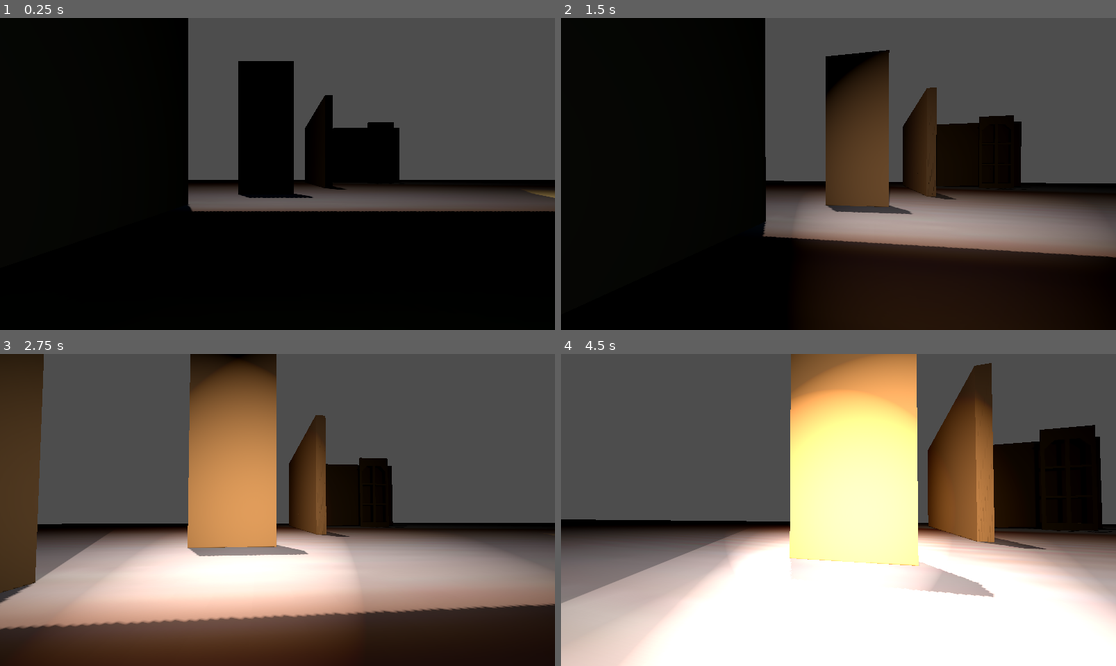
Above: before the commit, frames 1-4 (two rows, left to right).
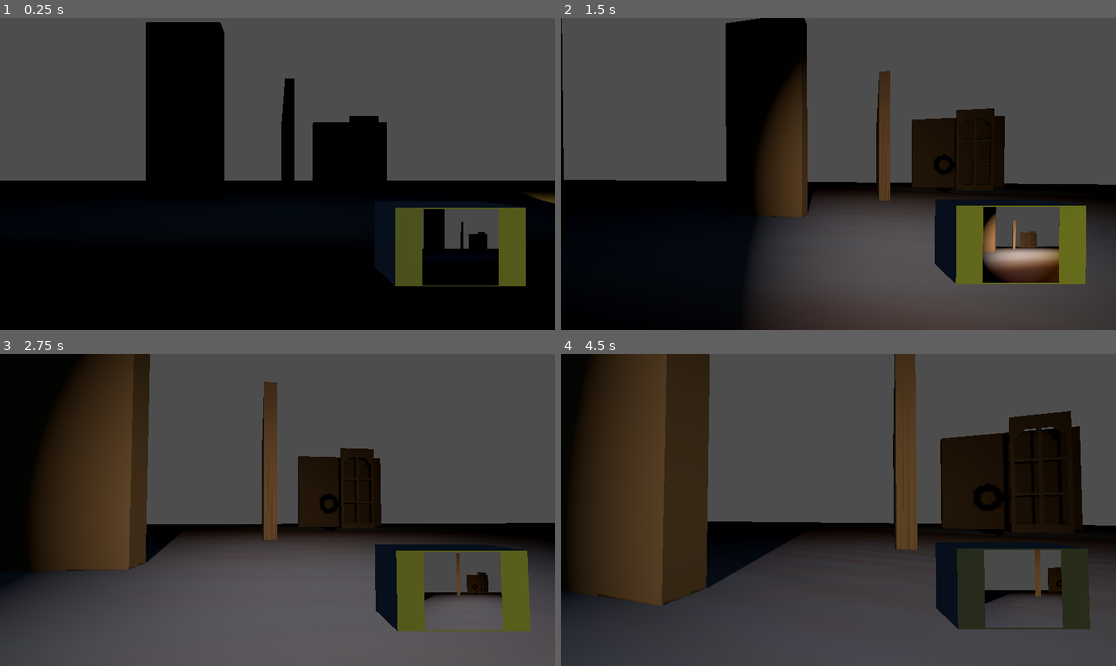
Above: after the commit, the same moments.

Repository: johnnileus/WinterJam2025
Game: Godot game, scene res://Scenes/main.tscn
Same seed, same stepped clock (60 frames per second), same inputs: the game is played once before the commit and once after it.
Inputs (mouse positions are in pixels of both pictures, inside the frame that each line leads up to):
- Up to frame 1 (0.25 s): no input
- Up to frame 2 (1.5 s): move the mouse to (866, 174) at 0.52 s; hold Right mouse button (rightClick, bound only after the commit) 0.53-1.28 s; hold W (up) from 0.53 s (still down); tap E (takePicture) at 0.6 s; tap Space (jump) at 0.77 s; move the mouse to (810, 174) at 1.27 s; right-click (810, 174) at 1.35 s
- Up to frame 3 (2.75 s): keep holding W (up); tap Space (jump) at 1.52 s; tap E (takePicture) at 1.55 s; move the mouse to (288, 503) at 2.02 s; hold Shift (run) from 2.03 s (still down); right-click (288, 503) at 2.3 s
- Up to frame 4 (4.5 s): keep holding W (up); move the mouse to (832, 516) at 2.77 s; release Shift (run) at 2.78 s; tap E (takePicture) at 2.85, 4.35 s; tap Space (jump) at 3.02, 3.77 s; move the mouse to (877, 513) at 3.52 s; hold Right mouse button (rightClick, bound only after the commit) 3.53-4.28 s; move the mouse to (794, 506) at 4.27 s

The runs differ from the first frame. In frame 1, 30% of the frame differs, in the area x 0-100%, y 0-86%; in frame 2, 54%; in frame 3, 70%; in frame 4, 78%, in the area x 0-100%, y 0-100%.

Commit message:
revert cutscene, commit camera changes

Diff:
--- a/CutsceneTest.tscn
+++ /dev/null
@@ -1,45 +0,0 @@
-[gd_scene load_steps=4 format=3 uid="uid://cfptjvu4m1fnj"]
-
-[ext_resource type="PackedScene" uid="uid://ce8b58khybcxj" path="res://Assets/SceneModels/wall.tscn" id="1_1tm2f"]
-[ext_resource type="Texture2D" uid="uid://dfwtooi8a4bm5" path="res://Assets/gratisography-tiny-parrot-free-stock-photo-800x525.jpg" id="1_ylax0"]
-[ext_resource type="Script" path="res://new_script.gd" id="2_ykjgp"]
-
-[node name="Node3D" type="Node3D"]
-transform = Transform3D(1, 0, 0, 0, 1, 0, 0, 0, 1, -2.99136, 0.312687, 0)
-
-[node name="Node" type="Node" parent="."]
-
-[node name="TextureRect" type="TextureRect" parent="Node"]
-anchors_preset = -1
-anchor_left = -0.272
-anchor_right = 0.263
-anchor_bottom = 0.5
-offset_left = 377.344
-offset_top = 511.0
-offset_right = 786.024
-offset_bottom = 272.0
-texture = ExtResource("1_ylax0")
-expand_mode = 1
-metadata/_edit_use_anchors_ = true
-
-[node name="Label" type="Label" parent="Node/TextureRect"]
-layout_mode = 1
-anchors_preset = -1
-anchor_right = 0.02
-anchor_bottom = 0.013
-offset_left = 11.0
-offset_top = 5.0
-offset_right = 702.5
-offset_bottom = 44.895
-theme_override_colors/font_shadow_color = Color(0, 0, 0, 1)
-text = "Woag... What the hell am I typing, I really have no idea, this is just a placeholder"
-visible_characters = 0
-visible_ratio = 0.0
-script = ExtResource("2_ykjgp")
-metadata/_edit_use_anchors_ = true
-
-[node name="wall" parent="." instance=ExtResource("1_1tm2f")]
-transform = Transform3D(0.172089, 0, 0.725374, 0, 0.1, 0, -0.181344, 0, 0.688355, -0.287986, -0.0932503, -4.30967)
-
-[node name="Camera3D" type="Camera3D" parent="wall"]
-transform = Transform3D(4, 0, 0, 0, 10, 0, 0, 0, 1, -3.52552, 12.903, 5.30246)
--- /dev/null
+++ b/Scenes/camera.gd
@@ -0,0 +1,69 @@
+extends Node3D
+
+@onready var sub_viewport = $SubViewport
+@onready var camera_3d = $SubViewport/Camera3D
+@onready var item_pivot = $"../pivot/cameraNode/itemPivot"
+@onready var close_pivot = $"../pivot/cameraNode/closePivot"
+
+
+
+
+@onready var flash = $flash
+@onready var flash_noise = $flashNoise
+
+@onready var flash_timer = $flashTimer
+@onready var render_delay = $renderDelay
+
+@onready var visionLight = preload("res://Scenes/vision_light.tscn")
+
+var active = false
+var onCooldown = false
+
+# Called when the node enters the scene tree for the first time.
+func _ready():
+	flash.visible = false
+
+
+# Called every frame. 'delta' is the elapsed time since the previous frame.
+func _process(delta):
+
+	var newPos
+	if Input.is_action_pressed("rightClick"):
+		active = true
+		newPos = close_pivot.global_position
+
+	else:
+		active = false
+		newPos = lerp(global_position, item_pivot.global_position, 0.1)
+		newPos = item_pivot.global_position
+
+
+
+	global_rotation.y = item_pivot.global_rotation.y
+	camera_3d.global_rotation.y = item_pivot.global_rotation.y
+
+	global_position = newPos
+	camera_3d.global_position = newPos
+
+
+	if active && !onCooldown:
+		if Input.is_action_just_pressed("takePicture"):
+			flash.visible = true
+			flash_timer.start()
+
+func _on_flash_length_timeout():
+	sub_viewport.render_target_update_mode = sub_viewport.UPDATE_DISABLED
+	flash.visible = false
+	var newLight = visionLight.instantiate()
+	newLight.rotation = global_rotation
+	newLight.position = global_position
+	get_tree().root.add_child(newLight)
+	flash_noise.play()
+
+	onCooldown = true
+	render_delay.start()
+
+
+func _on_render_delay_timeout():
+	sub_viewport.render_target_update_mode = sub_viewport.UPDATE_ALWAYS
+	onCooldown = false
--- /dev/null
+++ b/Scenes/camera.tscn
@@ -0,0 +1,57 @@
+[gd_scene load_steps=6 format=3 uid="uid://btpimjhjlfby"]
+
+[ext_resource type="Script" path="res://Scenes/camera.gd" id="1_g22y3"]
+[ext_resource type="Texture2D" uid="uid://dv6ypdpy0nlf0" path="res://Assets/spotlightProjector.png" id="2_dxw20"]
+[ext_resource type="AudioStream" uid="uid://ckp6f8boo87r4" path="res://Assets/Sounds/camera-shutter-187326.mp3" id="3_rn188"]
+
+[sub_resource type="ViewportTexture" id="ViewportTexture_ryah1"]
+viewport_path = NodePath("SubViewport")
+
+[sub_resource type="BoxMesh" id="BoxMesh_n6new"]
+
+[node name="CameraObject" type="Node3D"]
+script = ExtResource("1_g22y3")
+
+[node name="SubViewport" type="SubViewport" parent="."]
+render_target_update_mode = 4
+
+[node name="Camera3D" type="Camera3D" parent="SubViewport"]
+transform = Transform3D(1, 0, 0, 0, 1, 0, 0, 0, 1, -0.000535637, -0.0165604, -0.133995)
+
+[node name="Sprite3D" type="Sprite3D" parent="."]
+transform = Transform3D(0.045, 0, 0, 0, 0.045, 0, 0, 0, 0.05, 0, 0, 0.0672615)
+texture = SubResource("ViewportTexture_ryah1")
+
+[node name="flash" type="SpotLight3D" parent="."]
+layers = 2
+light_energy = 3.297
+light_projector = ExtResource("2_dxw20")
+light_cull_mask = 4294967293
+shadow_enabled = true
+spot_range = 60.0
+spot_attenuation = -0.47
+spot_angle = 40.0
+
+[node name="flashTimer" type="Timer" parent="."]
+wait_time = 0.05
+one_shot = true
+
+[node name="renderDelay" type="Timer" parent="."]
+wait_time = 2.0
+
+[node name="flashNoise" type="AudioStreamPlayer3D" parent="."]
+stream = ExtResource("3_rn188")
+volume_db = -27.387
+pitch_scale = 0.7
+
+[node name="model" type="Node3D" parent="."]
+
+[node name="MeshInstance3D" type="MeshInstance3D" parent="model"]
+transform = Transform3D(0.392859, 0, 0, 0, 0.237826, 0, 0, 0, 0.134226, 0, 0, 0)
+layers = 2
+cast_shadow = 0
+mesh = SubResource("BoxMesh_n6new")
+skeleton = NodePath("../..")
+
+[connection signal="timeout" from="flashTimer" to="." method="_on_flash_length_timeout"]
+[connection signal="timeout" from="renderDelay" to="." method="_on_render_delay_timeout"]
--- a/Scenes/main.tscn
+++ b/Scenes/main.tscn
@@ -8,7 +8,7 @@
 [ext_resource type="AudioStream" uid="uid://c1w502aq6jql4" path="res://Assets/Sounds/weather/big-thunder-clap-99753.mp3" id="6_65ulx"]
 [ext_resource type="AudioStream" uid="uid://d3vsl5me4n2f" path="res://Assets/Sounds/weather/rain-sound-188158.mp3" id="7_dftqf"]
 [ext_resource type="AudioStream" uid="uid://dddcparp5kb35" path="res://Assets/Sounds/weather/most-stormy-howling-wind-110211.mp3" id="8_53d1l"]
-[ext_resource type="Script" path="res://Scenes/textHandler.gd" id="9_f5h35"]
+[ext_resource type="PackedScene" path="res://Scenes/camera.tscn" id="9_kxjdx"]
 
 [sub_resource type="Environment" id="Environment_n3s7m"]
 background_mode = 2
@@ -19,8 +19,6 @@
 volumetric_fog_anisotropy = 0.7
 volumetric_fog_length = 8.0
 
-[sub_resource type="CapsuleMesh" id="CapsuleMesh_13t50"]
-
 [sub_resource type="CapsuleShape3D" id="CapsuleShape3D_m43ll"]
 
 [sub_resource type="OggPacketSequence" id="OggPacketSequence_wih66"]
@@ -30,6 +28,8 @@
 
 [sub_resource type="AudioStreamOggVorbis" id="AudioStreamOggVorbis_whbh0"]
 packet_sequence = SubResource("OggPacketSequence_wih66")
+
+[sub_resource type="CapsuleMesh" id="CapsuleMesh_13t50"]
 
 [sub_resource type="BoxShape3D" id="BoxShape3D_b6wv7"]
 
@@ -57,23 +57,16 @@
 material = SubResource("StandardMaterial3D_ugsl1")
 size = 0.02
 
-[sub_resource type="BoxShape3D" id="BoxShape3D_hraea"]
-size = Vector3(0.323486, 0.346436, 0.329712)
+[sub_resource type="TorusMesh" id="TorusMesh_2ewmo"]
 
 [node name="root" type="Node3D"]
 
 [node name="WorldEnvironment" type="WorldEnvironment" parent="."]
 environment = SubResource("Environment_n3s7m")
 
-[node name="Player" type="CharacterBody3D" parent="." groups=["player"]]
-transform = Transform3D(1, 0, 0, 0, 1, 0, 0, 0, 1, 2.64926, 0.840972, 22.7217)
+[node name="Player" type="CharacterBody3D" parent="."]
+transform = Transform3D(1, 0, 0, 0, 1, 0, 0, 0, 1, 7.12743, 0.840972, 18.8101)
 script = ExtResource("1_mxea4")
-
-[node name="MeshInstance3D" type="MeshInstance3D" parent="Player"]
-transform = Transform3D(1, 0, 0, 0, 1, 0, 0, 0, 1, 0, 1, 0)
-layers = 2
-cast_shadow = 0
-mesh = SubResource("CapsuleMesh_13t50")
 
 [node name="CollisionShape3D" type="CollisionShape3D" parent="Player"]
 transform = Transform3D(1, 0, 0, 0, 1, 0, 0, 0, 1, 0, 1, 0)
@@ -82,7 +75,15 @@
 [node name="pivot" type="Node3D" parent="Player"]
 transform = Transform3D(1, 0, 0, 0, 1, 0, 0, 0, 1, -0.00951862, 1.5, -0.0193906)
 
-[node name="camera" type="Camera3D" parent="Player/pivot"]
+[node name="cameraNode" type="Node3D" parent="Player/pivot"]
+
+[node name="camera" type="Camera3D" parent="Player/pivot/cameraNode"]
+
+[node name="itemPivot" type="Node3D" parent="Player/pivot/cameraNode"]
+transform = Transform3D(1, 0, 0, 0, 1, 0, 0, 0, 1, 0.551797, -0.21991, -0.679478)
+
+[node name="closePivot" type="Node3D" parent="Player/pivot/cameraNode"]
+transform = Transform3D(1, 0, 0, 0, 1, 0, 0, 0, 1, 0.0187845, -0.0243256, -0.322328)
 
 [node name="Footstep Audio" type="AudioStreamPlayer3D" parent="Player"]
 transform = Transform3D(1, 0, 0, 0, 1, 0, 0, 0, 1, -0.135834, -0.519816, -0.0349369)
@@ -90,6 +91,18 @@
 volume_db = -18.739
 bus = &"Footsteps"
 
+[node name="CameraObject" parent="Player" instance=ExtResource("9_kxjdx")]
+transform = Transform3D(1, 0, 0, 0, 1, 0, 0, 0, 1, 0.357803, 1.29181, -0.542487)
+
+[node name="Model" type="Node3D" parent="Player"]
+
+[node name="PlayerModel" type="MeshInstance3D" parent="Player/Model"]
+transform = Transform3D(1, 0, 0, 0, 1, 0, 0, 0, 1, 0, 1, 0)
+layers = 2
+cast_shadow = 0
+mesh = SubResource("CapsuleMesh_13t50")
+skeleton = NodePath("../..")
+
 [node name="MAP" type="Node3D" parent="."]
 
 [node name="ground" type="Node3D" parent="MAP"]
@@ -110,9 +123,6 @@
 
 [node name="wall" parent="MAP/walls" instance=ExtResource("4_ahn2y")]
 transform = Transform3D(1, 0, 0, 0, 1, 0, 0, 0, 1, 12.2801, 0.0740547, 28.647)
-
-[node name="Loudspeaker" parent="MAP/walls/wall" instance=ExtResource("4_ahn2y")]
-transform = Transform3D(-0.0126482, 0, -0.49936, 0, 0.1, 0, 0.24968, 0, -0.0252965, 11.5883, 0.437866, -5.84865)
 
 [node name="wall2" parent="MAP/walls" instance=ExtResource("4_ahn2y")]
 transform = Transform3D(1, 0, 0, 0, 1, 0, 0, 0, 1, 20.8, 0.0740547, 28.647)
@@ -227,8 +237,8 @@
 spot_angle_attenuation = 4.9576e-05
 
 [node name="DirectionalLight3D" type="DirectionalLight3D" parent="MAP/lights"]
-transform = Transform3D(0.904759, 0.411664, -0.109287, 0.182613, -0.143116, 0.972713, 0.38479, -0.900028, -0.204661, 0.00807571, 24.4641, 28.9659)
-light_energy = 0.96
+transform = Transform3D(0.904759, 0.411664, -0.109287, -0.0801751, 0.41661, 0.905543, 0.41831, -0.810536, 0.409938, 0.00807571, 24.4641, 28.9659)
+light_energy = 0.0
 shadow_enabled = true
 
 [node name="weather" type="Node3D" parent="MAP"]
@@ -270,71 +280,20 @@
 autoplay = true
 bus = &"Weather"
 
-[node name="Rain" type="GPUParticles3D" parent="."]
+[node name="Rain" type="GPUParticles3D" parent="MAP"]
 transform = Transform3D(3.14444, 1.06068, 0, -1.39369, 2.39312, 0, 0, 0, 2.03051, 11.9018, 19.009, 38.3559)
 amount = 5000
 lifetime = 1.2
 process_material = SubResource("ParticleProcessMaterial_qmp1u")
 draw_pass_1 = SubResource("RibbonTrailMesh_h3her")
 
-[node name="Node" type="Node" parent="."]
-script = ExtResource("9_f5h35")
-
-[node name="TextureRect" type="TextureRect" parent="Node"]
-anchors_preset = -1
-anchor_left = -0.272
-anchor_right = 0.263
-anchor_bottom = 0.5
-offset_left = 377.344
-offset_top = 511.0
-offset_right = 786.024
-offset_bottom = 272.0
-texture = ExtResource("2_h8avp")
-expand_mode = 1
-metadata/_edit_use_anchors_ = true
-
-[node name="Text 1" type="Label" parent="Node/TextureRect"]
-layout_mode = 1
-anchors_preset = -1
-anchor_right = 0.02
-anchor_bottom = 0.013
-offset_left = 11.0
-offset_top = 5.0
-offset_right = 702.5
-offset_bottom = 44.895
-theme_override_colors/font_shadow_color = Color(0, 0, 0, 1)
-text = "Woag... What the hell am I typing, I really have no idea, this is just a placeholder"
-visible_characters = 0
-visible_ratio = 0.0
-
-[node name="Text 2" type="Label" parent="Node/TextureRect"]
-layout_mode = 1
-anchors_preset = -1
-anchor_right = 0.02
-anchor_bottom = 0.013
-offset_left = 22.0
-offset_top = 10.0
-offset_right = 713.5
-offset_bottom = 49.895
-theme_override_colors/font_shadow_color = Color(0, 0, 0, 1)
-text = "This one is the second text, if you see this. yippee"
-visible_characters = 0
-visible_ratio = 0.0
-
-[node name="Button" type="Button" parent="Node/TextureRect"]
-layout_mode = 0
-offset_left = 938.0
-offset_top = 54.0
-offset_right = 1025.0
-offset_bottom = 85.0
-text = "Next"
-
-[node name="Area3D" type="Area3D" parent="Node"]
-transform = Transform3D(1, 0, 0, 0, 1, 0, 0, 0, 1, 23.1711, 0.67922, 22.8052)
-
-[node name="CollisionShape3D" type="CollisionShape3D" parent="Node/Area3D"]
-transform = Transform3D(1, 0, 0, 0, 1, 0, 0, 0, 1, 0.263266, 0.0585394, -0.0512295)
-shape = SubResource("BoxShape3D_hraea")
+[node name="spookyGhost" type="Node3D" parent="."]
+transform = Transform3D(1, 0, 0, 0, 1, 0, 0, 0, 1, 14.4524, 1.95093, -5.17996)
+
+[node name="MeshInstance3D" type="MeshInstance3D" parent="spookyGhost"]
+transform = Transform3D(1, 7.91926e-05, 0.000235628, -0.000235596, -0.000460881, 1, 7.92871e-05, -1, -0.000460865, 0, 1.36198, 0)
+cast_shadow = 3
+mesh = SubResource("TorusMesh_2ewmo")
 
 [connection signal="timeout" from="MAP/weather/flashDuration" to="MAP/weather" method="_on_timer_timeout"]
 [connection signal="timeout" from="MAP/weather/soundDelay" to="MAP/weather" method="_on_sound_delay_timeout"]
--- a/Scenes/nexttext.gd
+++ /dev/null
@@ -1,11 +0,0 @@
-extends Button
-
-
-# Called when the node enters the scene tree for the first time.
-func _ready() -> void:
-	pass # Replace with function body.
-
-
-# Called every frame. 'delta' is the elapsed time since the previous frame.
-func _process(delta: float) -> void:
-	pass
--- a/Scenes/textHandler.gd
+++ /dev/null
@@ -1,79 +0,0 @@
-extends Node
-
-@onready var label1 = $"TextureRect/Text 1"
-@onready var label2 = $"TextureRect/Text 2"
-@onready var button = $"TextureRect/Button"
-@onready var panel = $TextureRect
-@onready var text_trigger_area = $Area3D
-@onready var player = get_tree().get_nodes_in_group("player")[0]
-
-var current_label_index = 0
-var draw_text_speed = 0
-var text_trigger = false
-var char_limit = 100
-
-# Called when the node enters the scene tree for the first time.
-func _ready() -> void:
-	button.connect("pressed", Callable(self, "_on_button_pressed"))
-	reset_labels()
-	text_trigger_area.connect("body_entered", Callable(self, "_on_trigger_entered"))
-	button.disabled = true
-
-func reset_labels():
-	if current_label_index == 0:
-		label1.visible = true
-		label2.visible = false
-		draw_text_speed = 0
-		#label1.visible_characters = draw_text_speed
-		char_limit = label1.text.length()
-	elif current_label_index == 1:
-		label1.visible = false
-		label2.visible = true
-		draw_text_speed = 0
-		#label2.visible_characters = draw_text_speed
-		char_limit = label2.text.length()
-
-func _show_char():
-	if draw_text_speed < char_limit and text_trigger:
-		draw_text_speed += 1
-		if current_label_index == 0:
-			label1.visible_characters = draw_text_speed
-		elif current_label_index == 1:
-			label2.visible_characters = draw_text_speed
-	elif draw_text_speed >= char_limit:
-		button.disabled = false
-
-func _physics_process(delta):
-	_show_char()
-	if text_trigger == false:
-		panel.visible = false
-		reset_labels()
-	elif text_trigger == true:
-		panel.visible = true
-		#text_trigger = true
-
-# Called every frame. 'delta' is the elapsed time since the previous frame.
-func _on_button_pressed():
-	# Check if the current label has finished drawing its text
-	if draw_text_speed >= char_limit:
-	# Progress to the next label
-		current_label_index += 1
-	if current_label_index < 2:  # Only two labels in this case
-		button.disabled = true
-		reset_labels()
-	else:
-	# Optionally reset or handle the end of all labels
-		current_label_index = 0
-		button.disabled = true
-		text_trigger = false
-		Input.set_mouse_mode(Input.MOUSE_MODE_CAPTURED)
-		player.lockedMovement = false
-		#reset_labels()
-
-func _on_trigger_entered(body):
-	if body.name == "Player":  # Assuming the player node is named "Player"
-		print_debug('Hey this is working btw!')
-		text_trigger = true
-		text_trigger_area.queue_free()
-		Input.set_mouse_mode(Input.MOUSE_MODE_VISIBLE)
-		player.lockedMovement = true
--- a/Scenes/vision_light.tscn
+++ b/Scenes/vision_light.tscn
@@ -8,9 +8,10 @@
 layers = 2
 light_energy = 0.554
 light_projector = ExtResource("1_bktkp")
+light_cull_mask = 4294967293
 shadow_enabled = true
 spot_range = 61.654
 spot_attenuation = -0.47
-spot_angle = 30.0
+spot_angle = 40.0
 script = ExtResource("2_fjwbc")
 decayTime = 6.0
--- a/Scripts/player.gd
+++ b/Scripts/player.gd
@@ -1,7 +1,6 @@
 extends CharacterBody3D
 
 var isRunning
-var lockedMovement: bool = false
 var moving
 
 var footstepFilepath = "res://Assets/Sounds/Footsteps/wood/"
@@ -23,8 +22,11 @@
 var prevFootstepProgress = 0
 
 @onready var pivot = $pivot
-@onready var camera = $pivot/camera
+@onready var camera = $pivot/cameraNode/camera
+@onready var camera_node = $pivot/cameraNode
+@onready var camera_object = $CameraObject
 @onready var footstepAudioPlayer = $"Footstep Audio"
+@onready var model = $Model
 
 @onready var visionLight = preload("res://Scenes/vision_light.tscn")
 
@@ -42,10 +44,14 @@
 			footstepSounds.append(newFoot)
 
 func _unhandled_input(event):
-	if event is InputEventMouseMotion and lockedMovement == false:
+	if event is InputEventMouseMotion:
 		pivot.rotate_y(-event.relative.x * Sensitivity)
 		camera.rotate_x(-event.relative.y * Sensitivity)
 		camera.rotation.x = clamp(camera.rotation.x, deg_to_rad(-40), deg_to_rad(60))
+
+
+		model.global_rotation.y = camera.global_rotation.y
+
 
 func GetBobOffset(t, running):
 	if running:
@@ -81,26 +87,23 @@
 	var input_dir = Input.get_vector("left", "right", "up", "down")
 	var direction = (pivot.transform.basis * Vector3(input_dir.x, 0, input_dir.y)).normalized()
 	if is_on_floor():
-		if direction and lockedMovement == false:
+		if direction:
 			velocity.x = direction.x * speed
 			velocity.z = direction.z * speed
-		elif lockedMovement == false:
+		else:
 			velocity.x = lerp(velocity.x, direction.x * speed, delta * 15.0)
 			velocity.z = lerp(velocity.z, direction.z * speed, delta * 15.0)
-	elif lockedMovement == false:
+	else:
 		velocity.x = lerp(velocity.x, direction.x * speed, delta * 3.0)
 		velocity.z = lerp(velocity.z, direction.z * speed, delta * 3.0)
 
-	if lockedMovement == true:
-		velocity.x = 0
-		velocity.z = 0
-	elif velocity.length() > .1 and is_on_floor():
+	if velocity.length() > .1 and is_on_floor():
 		moving = true
 	else:
 		moving = false
 
 	var target = GetBobOffset(Time.get_unix_time_from_system(), isRunning) * (velocity.length() / speed) * float(is_on_floor())
-	camera.transform.origin = lerp(camera.transform.origin, target, .1)
+	camera_node.transform.origin = lerp(camera_node.transform.origin, target, .1)
 
 	## play footsteps
 	if moving:
@@ -119,11 +122,7 @@
 	move_and_slide()
 
 func _process(delta):
-	if Input.is_action_just_pressed("takePicture"):
-		var newLight = visionLight.instantiate()
-		newLight.rotation = camera.global_rotation
-		newLight.position = camera.global_position
-		get_tree().root.add_child(newLight)
+	pass
 
 func _on_timer_timeout():
 	pass # Replace with function body.
--- a/dialogue1.gd
+++ /dev/null
@@ -1,11 +0,0 @@
-extends Node
-
-
-# Called when the node enters the scene tree for the first time.
-func _ready() -> void:
-	pass # Replace with function body.
-
-
-# Called every frame. 'delta' is the elapsed time since the previous frame.
-func _process(delta: float) -> void:
-	pass
--- a/new_script.gd
+++ /dev/null
@@ -1,21 +0,0 @@
-extends Label
-
-var drawTextSpeed: int = 0
-
-var textTrigger: bool = false
-
-var charLimit: int = 100
-# Called when the node enters the scene tree for the first time.
-func _ready() -> void:
-	pass # Replace with function body.
-
-func _showChar():
-	if drawTextSpeed < charLimit && textTrigger:
-		drawTextSpeed += 1
-		self.visible_characters = drawTextSpeed
-	pass
-
-# Called every frame. 'delta' is the elapsed time since the previous frame.
-func _physics_process(delta):
-	_showChar()
-	pass
--- a/project.godot
+++ b/project.godot
@@ -15,9 +15,9 @@
 config/features=PackedStringArray("4.3", "Forward Plus")
 config/icon="res://icon.svg"
 
-[global_group]
+[editor_plugins]
 
-player=""
+enabled=PackedStringArray("res://addons/anthonyec.camera_preview/plugin.cfg")
 
 [input]
 
@@ -56,8 +56,8 @@
 "events": [Object(InputEventKey,"resource_local_to_scene":false,"resource_name":"","device":-1,"window_id":0,"alt_press …(192 unchanged characters)…
 ]
 }
-TextFwd={
+rightClick={
 "deadzone": 0.5,
-"events": [Object(InputEventMouseButton,"resource_local_to_s …(115 unchanged characters)… alse,"meta_pressed":false,"button_mask":0,"position":Vector2(0, 0),"global_position":Vector2(0, 0),"factor":1.0,"button_index":1,"canceled":false,"pressed":false,"double_click":false,"script":null)
+"events": [Object(InputEventMouseButton,"resource_local_to_s …(115 unchanged characters)… alse,"meta_pressed":false,"button_mask":2,"position":Vector2(106, 1),"global_position":Vector2(115, 47),"factor":1.0,"button_index":2,"canceled":false,"pressed":true,"double_click":false,"script":null)
 ]
 }
Not shown, added: Assets/Sounds/camera-shutter-187326.mp3.import
Binary file added: Assets/cameraOverlay.png
Not shown, added: Assets/cameraOverlay.png.import
Not shown, added: addons/anthonyec.camera_preview/GuiResizerTopLeft.svg
Not shown, added: addons/anthonyec.camera_preview/GuiResizerTopLeft.svg.import
Not shown, added: addons/anthonyec.camera_preview/GuiResizerTopRight.svg
Not shown, added: addons/anthonyec.camera_preview/GuiResizerTopRight.svg.import
Not shown, added: addons/anthonyec.camera_preview/Pin.svg
Not shown, added: addons/anthonyec.camera_preview/Pin.svg.import
Not shown, added: addons/anthonyec.camera_preview/plugin.cfg
Not shown, added: addons/anthonyec.camera_preview/plugin.gd
Not shown, added: addons/anthonyec.camera_preview/preview.gd
(and 3 more such lines)
